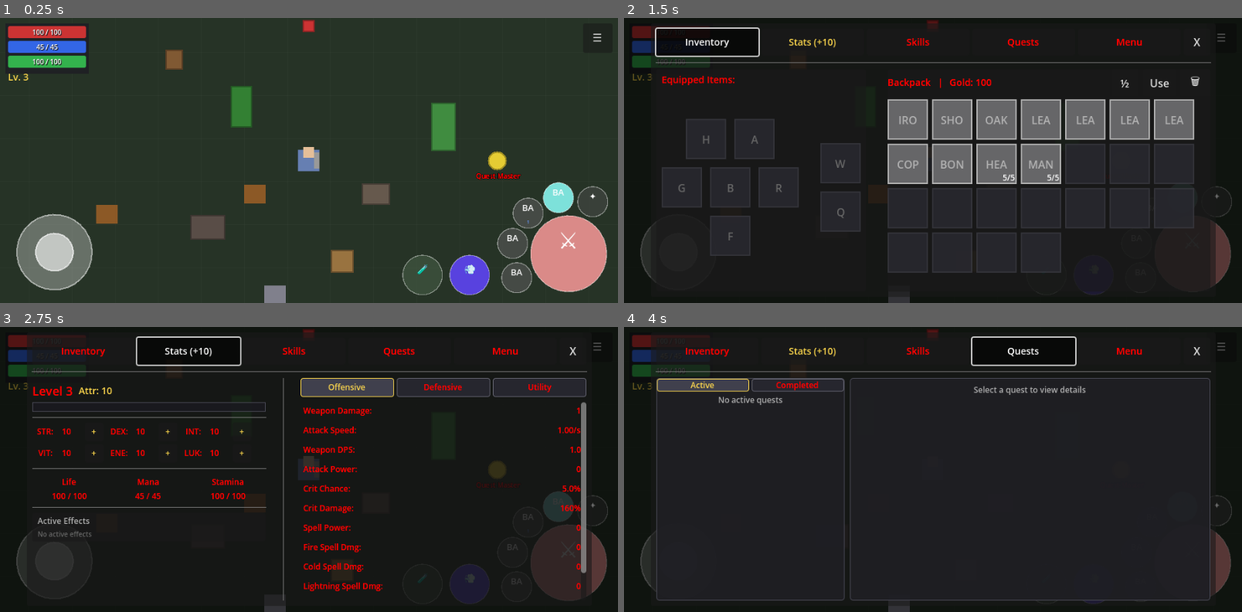
Above: before the commit, frames 1-4 (two rows, left to right).
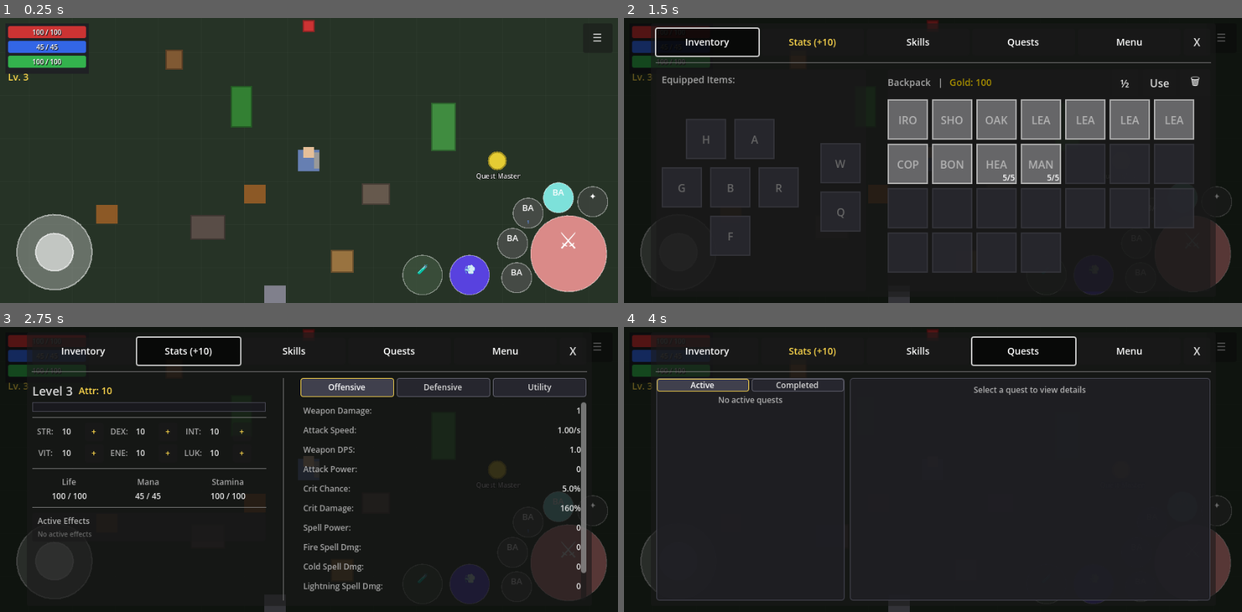
Above: after the commit, the same moments.

Repository: MatousHruska/MobileTestia
Game: Godot game, scene res://scenes/world/test_zone.tscn
Same seed, same stepped clock (60 frames per second), same inputs: the game is played once before the commit and once after it.
Inputs:
- Up to frame 1 (0.25 s): no input
- Up to frame 2 (1.5 s): click "☰" at 0.5 s; click "Inventory" at 1.25 s
- Up to frame 3 (2.75 s): click "Stats (+10)" at 2 s
- Up to frame 4 (4 s): click "Skills" at 2.75 s; click "Quests" at 3.5 s

The runs differ from the first frame. In frame 1, less than 0.1% of the frame differs, in the area x 77-85%, y 54-57%; in frame 2, 0.6%; in frame 3, 3.0%, in the area x 5-94%, y 7-93%; in frame 4, 0.4%.

Commit message:
Implement text hierarchy colors across UI
Add 4-level text color hierarchy to UITheme:
- COLOR_TEXT_NAV: Navigation tabs (brightest white)
- COLOR_TEXT_HEADER: Section headers, subtabs
- COLOR_TEXT_LABEL: Stat names, labels (gray)
- COLOR_TEXT_VALUE: Values, content (near-white)

Update all UI files to use appropriate hierarchy levels:
- character_menu.gd: Nav tabs and menu buttons
- stats_panel.gd: Level label, attributes, resources, derived stats
- quest_log_panel.gd: Filter tabs
- hub_ui.gd: Dialogue text and buttons
- combat_hud.gd: Interact button
- popup_message.gd: Zone names
- floating_dialogue_label.gd: Dialogue text
- base_character.gd: Monster names

Diff:
--- a/autoloads/ui_theme.gd
+++ b/autoloads/ui_theme.gd
@@ -46,6 +46,11 @@
 	"color_gold": "1.0,0.85,0.0,1.0",
 	"color_text_dim": "0.7,0.7,0.7,1.0",
 	"color_section_header": "1.0,0.85,0.3,1.0",
+	# Text hierarchy colors
+	"color_text_nav": "1.0,1.0,1.0,1.0",
+	"color_text_header": "0.85,0.85,0.85,1.0",
+	"color_text_label": "0.65,0.65,0.65,1.0",
+	"color_text_value": "0.9,0.9,0.9,1.0",
 	# Progress/resource bar colors
 	"color_xp_bar": "0.3,0.6,0.9,1.0",
 	"color_debuff": "0.6,0.1,0.1,0.9",
@@ -215,6 +220,18 @@
 var COLOR_SECTION_HEADER: Color:
 	get: return get_color("color_section_header")
 
+var COLOR_TEXT_NAV: Color:
+	get: return get_color("color_text_nav")
+
+var COLOR_TEXT_HEADER: Color:
+	get: return get_color("color_text_header")
+
+var COLOR_TEXT_LABEL: Color:
+	get: return get_color("color_text_label")
+
+var COLOR_TEXT_VALUE: Color:
+	get: return get_color("color_text_value")
+
 var COLOR_XP_BAR: Color:
 	get: return get_color("color_xp_bar")
 
@@ -368,18 +385,27 @@
 	var label := Label.new()
 	label.text = text
 	label.add_theme_font_size_override("font_size", FONT_SIZE_HEADER)
-	label.add_theme_color_override("font_color", COLOR_SECTION_HEADER)
+	label.add_theme_color_override("font_color", COLOR_TEXT_HEADER)
 	label.horizontal_alignment = HORIZONTAL_ALIGNMENT_CENTER
 	label.size_flags_horizontal = Control.SIZE_EXPAND_FILL
 	return label
 
 
-## Create a standard label (uses section header color by default)
+## Create a standard label (uses text_label color by default)
 func create_label(text: String, font_size: int = -1) -> Label:
 	var label := Label.new()
 	label.text = text
 	label.add_theme_font_size_override("font_size", font_size if font_size > 0 else FONT_SIZE_LABEL)
-	label.add_theme_color_override("font_color", COLOR_SECTION_HEADER)
+	label.add_theme_color_override("font_color", COLOR_TEXT_LABEL)
+	return label
+
+
+## Create a value label (for displaying stat values, numbers, item names)
+func create_value_label(text: String, font_size: int = -1) -> Label:
+	var label := Label.new()
+	label.text = text
+	label.add_theme_font_size_override("font_size", font_size if font_size > 0 else FONT_SIZE_LABEL)
+	label.add_theme_color_override("font_color", COLOR_TEXT_VALUE)
 	return label
 
 
--- a/scenes/ui/floating_dialogue/floating_dialogue_label.gd
+++ b/scenes/ui/floating_dialogue/floating_dialogue_label.gd
@@ -23,10 +23,10 @@
 	modulate.a = 0.0
 	visible = false
 
-	# Apply UITheme styling
+	# Apply UITheme styling - dialogue text is Level 4 value
 	if label:
 		label.add_theme_font_size_override("font_size", UITheme.FONT_SIZE_LABEL)
-		label.add_theme_color_override("font_color", UITheme.COLOR_SECTION_HEADER)
+		label.add_theme_color_override("font_color", UITheme.COLOR_TEXT_VALUE)
 
 
 func _process(delta: float) -> void:
--- a/scenes/ui/hub/hub_ui.gd
+++ b/scenes/ui/hub/hub_ui.gd
@@ -301,13 +301,14 @@
 	margin.add_theme_constant_override("margin_bottom", UITheme.MARGIN_STANDARD + 4)
 	container.add_child(margin)
 
+	# Dialogue text is Level 4 - Value (content the player reads)
 	dialogue_label = RichTextLabel.new()
 	dialogue_label.name = "DialogueText"
 	dialogue_label.bbcode_enabled = true
 	dialogue_label.fit_content = false
 	dialogue_label.scroll_active = true
 	dialogue_label.add_theme_font_size_override("normal_font_size", UITheme.FONT_SIZE_TITLE)
-	dialogue_label.add_theme_color_override("default_color", UITheme.COLOR_SECTION_HEADER)
+	dialogue_label.add_theme_color_override("default_color", UITheme.COLOR_TEXT_VALUE)
 	margin.add_child(dialogue_label)
 
 	return container
@@ -331,14 +332,15 @@
 	buttons_container.add_theme_constant_override("separation", UITheme.SEPARATION_NORMAL)
 	margin.add_child(buttons_container)
 
+	# Hub buttons are Level 2 - Header
 	# Talk button
 	talk_button = Button.new()
 	talk_button.name = "TalkButton"
 	talk_button.text = "Talk"
 	talk_button.custom_minimum_size.y = 36
 	talk_button.add_theme_font_size_override("font_size", UITheme.FONT_SIZE_HEADER)
-	talk_button.add_theme_color_override("font_color", UITheme.COLOR_SECTION_HEADER)
-	talk_button.add_theme_color_override("font_hover_color", UITheme.COLOR_AVAILABLE)
+	talk_button.add_theme_color_override("font_color", UITheme.COLOR_TEXT_HEADER)
+	talk_button.add_theme_color_override("font_hover_color", UITheme.COLOR_TEXT_NAV)
 	buttons_container.add_child(talk_button)
 
 	# Quest button
@@ -347,8 +349,8 @@
 	quest_button.text = "Quest"
 	quest_button.custom_minimum_size.y = 36
 	quest_button.add_theme_font_size_override("font_size", UITheme.FONT_SIZE_HEADER)
-	quest_button.add_theme_color_override("font_color", UITheme.COLOR_SECTION_HEADER)
-	quest_button.add_theme_color_override("font_hover_color", UITheme.COLOR_AVAILABLE)
+	quest_button.add_theme_color_override("font_color", UITheme.COLOR_TEXT_HEADER)
+	quest_button.add_theme_color_override("font_hover_color", UITheme.COLOR_TEXT_NAV)
 	buttons_container.add_child(quest_button)
 
 	# Trade button
@@ -357,8 +359,8 @@
 	trade_button.text = "Trade"
 	trade_button.custom_minimum_size.y = 36
 	trade_button.add_theme_font_size_override("font_size", UITheme.FONT_SIZE_HEADER)
-	trade_button.add_theme_color_override("font_color", UITheme.COLOR_SECTION_HEADER)
-	trade_button.add_theme_color_override("font_hover_color", UITheme.COLOR_AVAILABLE)
+	trade_button.add_theme_color_override("font_color", UITheme.COLOR_TEXT_HEADER)
+	trade_button.add_theme_color_override("font_hover_color", UITheme.COLOR_TEXT_NAV)
 	buttons_container.add_child(trade_button)
 
 	# Spacer
@@ -372,8 +374,8 @@
 	exit_button.text = "Exit"
 	exit_button.custom_minimum_size.y = 36
 	exit_button.add_theme_font_size_override("font_size", UITheme.FONT_SIZE_HEADER)
-	exit_button.add_theme_color_override("font_color", UITheme.COLOR_SECTION_HEADER)
-	exit_button.add_theme_color_override("font_hover_color", UITheme.COLOR_AVAILABLE)
+	exit_button.add_theme_color_override("font_color", UITheme.COLOR_TEXT_HEADER)
+	exit_button.add_theme_color_override("font_hover_color", UITheme.COLOR_TEXT_NAV)
 	buttons_container.add_child(exit_button)
 
 	# Quest Accept/Decline buttons (hidden by default)
--- a/scenes/ui/popup_message/popup_message.gd
+++ b/scenes/ui/popup_message/popup_message.gd
@@ -28,13 +28,13 @@
 	# Set pivot for scale animation
 	pivot_offset = size / 2
 
-	# Apply UITheme styling
+	# Apply UITheme styling - popup title/subtitle are Level 4 values (zone names)
 	if title_label:
 		title_label.add_theme_font_size_override("font_size", UITheme.FONT_SIZE_LARGE)
 		title_label.add_theme_color_override("font_color", UITheme.COLOR_TEXT_DIM)
 	if subtitle_label:
 		subtitle_label.add_theme_font_size_override("font_size", UITheme.FONT_SIZE_TITLE)
-		subtitle_label.add_theme_color_override("font_color", UITheme.COLOR_SECTION_HEADER)
+		subtitle_label.add_theme_color_override("font_color", UITheme.COLOR_TEXT_VALUE)
 
 
 func _process(delta: float) -> void:
--- a/scripts/npc/base_character.gd
+++ b/scripts/npc/base_character.gd
@@ -189,9 +189,9 @@
 	name_label.position = Vector2(-50, 16)  ## Below the sprite
 	name_label.size = Vector2(100, 20)
 
-	# Style the label
+	# Style the label - monster names are Level 4 values
 	name_label.add_theme_font_size_override("font_size", UITheme.FONT_SIZE_SMALL)
-	name_label.add_theme_color_override("font_color", UITheme.COLOR_SECTION_HEADER)
+	name_label.add_theme_color_override("font_color", UITheme.COLOR_TEXT_VALUE)
 	name_label.add_theme_color_override("font_outline_color", Color.BLACK)
 	name_label.add_theme_constant_override("outline_size", 2)
 
--- a/scripts/ui/combat/combat_hud.gd
+++ b/scripts/ui/combat/combat_hud.gd
@@ -393,15 +393,15 @@
 	quick_slot_button.ability_activated.connect(_on_quick_slot_activated)
 	add_child(quick_slot_button)
 
-	# Interact button (standard Button, hidden by default)
+	# Interact button (standard Button, hidden by default) - Level 2 Header
 	interact_button = Button.new()
 	interact_button.name = "InteractButton"
 	interact_button.text = "Interact"
 	interact_button.visible = false
 	interact_button.custom_minimum_size = config.interact_size
 	interact_button.add_theme_font_size_override("font_size", UITheme.FONT_SIZE_HEADER)
-	interact_button.add_theme_color_override("font_color", UITheme.COLOR_SECTION_HEADER)
-	interact_button.add_theme_color_override("font_hover_color", UITheme.COLOR_AVAILABLE)
+	interact_button.add_theme_color_override("font_color", UITheme.COLOR_TEXT_HEADER)
+	interact_button.add_theme_color_override("font_hover_color", UITheme.COLOR_TEXT_NAV)
 	add_child(interact_button)
 
 
--- a/scripts/ui/menu/character_menu.gd
+++ b/scripts/ui/menu/character_menu.gd
@@ -129,28 +129,28 @@
 	_tab_buttons = [inventory_tab, stats_tab, skills_tab, quests_tab, menu_tab]
 	_panels = [inventory_panel, stats_panel, skills_panel, quests_panel, menu_panel]
 
-	# Connect tab buttons and apply default colors
+	# Connect tab buttons and apply nav colors (Level 1 - Navigation)
 	if stats_tab:
 		stats_tab.pressed.connect(_on_tab_pressed.bind(Tab.STATS))
 		stats_tab.add_theme_font_size_override("font_size", UITheme.FONT_SIZE_HEADER)
 	if inventory_tab:
 		inventory_tab.pressed.connect(_on_tab_pressed.bind(Tab.INVENTORY))
 		inventory_tab.add_theme_font_size_override("font_size", UITheme.FONT_SIZE_HEADER)
-		inventory_tab.add_theme_color_override("font_color", UITheme.COLOR_SECTION_HEADER)
-		inventory_tab.add_theme_color_override("font_hover_color", UITheme.COLOR_SECTION_HEADER)
+		inventory_tab.add_theme_color_override("font_color", UITheme.COLOR_TEXT_NAV)
+		inventory_tab.add_theme_color_override("font_hover_color", UITheme.COLOR_TEXT_NAV)
 	if skills_tab:
 		skills_tab.pressed.connect(_on_tab_pressed.bind(Tab.SKILLS))
 		skills_tab.add_theme_font_size_override("font_size", UITheme.FONT_SIZE_HEADER)
 	if quests_tab:
 		quests_tab.pressed.connect(_on_tab_pressed.bind(Tab.QUESTS))
 		quests_tab.add_theme_font_size_override("font_size", UITheme.FONT_SIZE_HEADER)
-		quests_tab.add_theme_color_override("font_color", UITheme.COLOR_SECTION_HEADER)
-		quests_tab.add_theme_color_override("font_hover_color", UITheme.COLOR_SECTION_HEADER)
+		quests_tab.add_theme_color_override("font_color", UITheme.COLOR_TEXT_NAV)
+		quests_tab.add_theme_color_override("font_hover_color", UITheme.COLOR_TEXT_NAV)
 	if menu_tab:
 		menu_tab.pressed.connect(_on_tab_pressed.bind(Tab.MENU))
 		menu_tab.add_theme_font_size_override("font_size", UITheme.FONT_SIZE_HEADER)
-		menu_tab.add_theme_color_override("font_color", UITheme.COLOR_SECTION_HEADER)
-		menu_tab.add_theme_color_override("font_hover_color", UITheme.COLOR_SECTION_HEADER)
+		menu_tab.add_theme_color_override("font_color", UITheme.COLOR_TEXT_NAV)
+		menu_tab.add_theme_color_override("font_hover_color", UITheme.COLOR_TEXT_NAV)
 
 	# Connect close button
 	if close_button:
@@ -188,26 +188,27 @@
 
 
 func _setup_menu_buttons() -> void:
+	# Menu buttons use Level 2 - Header colors
 	if save_button:
 		save_button.pressed.connect(_on_save_pressed)
 		save_button.add_theme_font_size_override("font_size", UITheme.FONT_SIZE_HEADER)
-		save_button.add_theme_color_override("font_color", UITheme.COLOR_SECTION_HEADER)
-		save_button.add_theme_color_override("font_hover_color", UITheme.COLOR_AVAILABLE)
+		save_button.add_theme_color_override("font_color", UITheme.COLOR_TEXT_HEADER)
+		save_button.add_theme_color_override("font_hover_color", UITheme.COLOR_TEXT_NAV)
 	if load_button:
 		load_button.pressed.connect(_on_load_pressed)
 		load_button.add_theme_font_size_override("font_size", UITheme.FONT_SIZE_HEADER)
-		load_button.add_theme_color_override("font_color", UITheme.COLOR_SECTION_HEADER)
-		load_button.add_theme_color_override("font_hover_color", UITheme.COLOR_AVAILABLE)
+		load_button.add_theme_color_override("font_color", UITheme.COLOR_TEXT_HEADER)
+		load_button.add_theme_color_override("font_hover_color", UITheme.COLOR_TEXT_NAV)
 	if exit_to_menu_button:
 		exit_to_menu_button.pressed.connect(_on_exit_to_menu_pressed)
 		exit_to_menu_button.add_theme_font_size_override("font_size", UITheme.FONT_SIZE_HEADER)
-		exit_to_menu_button.add_theme_color_override("font_color", UITheme.COLOR_SECTION_HEADER)
-		exit_to_menu_button.add_theme_color_override("font_hover_color", UITheme.COLOR_AVAILABLE)
+		exit_to_menu_button.add_theme_color_override("font_color", UITheme.COLOR_TEXT_HEADER)
+		exit_to_menu_button.add_theme_color_override("font_hover_color", UITheme.COLOR_TEXT_NAV)
 	if exit_game_button:
 		exit_game_button.pressed.connect(_on_exit_game_pressed)
 		exit_game_button.add_theme_font_size_override("font_size", UITheme.FONT_SIZE_HEADER)
-		exit_game_button.add_theme_color_override("font_color", UITheme.COLOR_SECTION_HEADER)
-		exit_game_button.add_theme_color_override("font_hover_color", UITheme.COLOR_AVAILABLE)
+		exit_game_button.add_theme_color_override("font_color", UITheme.COLOR_TEXT_HEADER)
+		exit_game_button.add_theme_color_override("font_hover_color", UITheme.COLOR_TEXT_NAV)
 
 
 func _setup_inventory_panel() -> void:
@@ -304,8 +305,8 @@
 		stats_tab.add_theme_color_override("font_hover_color", UITheme.COLOR_AVAILABLE)
 	else:
 		stats_tab.text = "Stats"
-		stats_tab.add_theme_color_override("font_color", UITheme.COLOR_SECTION_HEADER)
-		stats_tab.add_theme_color_override("font_hover_color", UITheme.COLOR_SECTION_HEADER)
+		stats_tab.add_theme_color_override("font_color", UITheme.COLOR_TEXT_NAV)
+		stats_tab.add_theme_color_override("font_hover_color", UITheme.COLOR_TEXT_NAV)
 
 
 func _update_skills_badge() -> void:
@@ -320,8 +321,8 @@
 		skills_tab.add_theme_color_override("font_hover_color", UITheme.COLOR_AVAILABLE)
 	else:
 		skills_tab.text = "Skills"
-		skills_tab.add_theme_color_override("font_color", UITheme.COLOR_SECTION_HEADER)
-		skills_tab.add_theme_color_override("font_hover_color", UITheme.COLOR_SECTION_HEADER)
+		skills_tab.add_theme_color_override("font_color", UITheme.COLOR_TEXT_NAV)
+		skills_tab.add_theme_color_override("font_hover_color", UITheme.COLOR_TEXT_NAV)
 
 
 func _on_attribute_points_changed(_points: int) -> void:
--- a/scripts/ui/menu/stats_panel.gd
+++ b/scripts/ui/menu/stats_panel.gd
@@ -222,7 +222,7 @@
 	var level_label := Label.new()
 	level_label.name = "LevelLabel"
 	level_label.add_theme_font_size_override("font_size", UITheme.FONT_SIZE_TITLE)
-	level_label.add_theme_color_override("font_color", UITheme.COLOR_SECTION_HEADER)
+	level_label.add_theme_color_override("font_color", UITheme.COLOR_TEXT_HEADER)
 	level_label.text = "Level 1"
 	level_row.add_child(level_label)
 
@@ -292,24 +292,24 @@
 
 
 func _create_attribute_row(abbrev: String, stat_name: String) -> Array:
-	# Label (tap/hold for description popup)
+	# Label (tap/hold for description popup) - Level 3: Label
 	var label := Button.new()
 	label.name = abbrev + "Label"
 	label.flat = true
 	label.text = abbrev + ":"
 	label.custom_minimum_size = Vector2(40, 0)
 	label.add_theme_font_size_override("font_size", UITheme.FONT_SIZE_LABEL)
-	label.add_theme_color_override("font_color", UITheme.COLOR_SECTION_HEADER)
-	label.add_theme_color_override("font_hover_color", UITheme.COLOR_AVAILABLE)
+	label.add_theme_color_override("font_color", UITheme.COLOR_TEXT_LABEL)
+	label.add_theme_color_override("font_hover_color", UITheme.COLOR_TEXT_NAV)
 	label.gui_input.connect(_on_stat_button_input.bind(stat_name, label))
 
-	# Value
+	# Value - Level 4: Value
 	var value := Label.new()
 	value.name = abbrev + "Value"
 	value.text = "10"
 	value.custom_minimum_size = Vector2(30, 0)
 	value.add_theme_font_size_override("font_size", UITheme.FONT_SIZE_LABEL)
-	value.add_theme_color_override("font_color", UITheme.COLOR_SECTION_HEADER)
+	value.add_theme_color_override("font_color", UITheme.COLOR_TEXT_VALUE)
 
 	# Plus button
 	var plus_btn := Button.new()
@@ -353,24 +353,24 @@
 	col.add_theme_constant_override("separation", 0)
 	col.size_flags_horizontal = Control.SIZE_EXPAND_FILL
 
-	# Label (tap/hold for description popup)
+	# Label (tap/hold for description popup) - Level 3: Label
 	var label := Button.new()
 	label.flat = true
 	label.text = display_name
 	label.alignment = HORIZONTAL_ALIGNMENT_CENTER
 	label.add_theme_font_size_override("font_size", UITheme.FONT_SIZE_LABEL)
-	label.add_theme_color_override("font_color", UITheme.COLOR_SECTION_HEADER)
-	label.add_theme_color_override("font_hover_color", UITheme.COLOR_AVAILABLE)
+	label.add_theme_color_override("font_color", UITheme.COLOR_TEXT_LABEL)
+	label.add_theme_color_override("font_hover_color", UITheme.COLOR_TEXT_NAV)
 	label.gui_input.connect(_on_stat_button_input.bind(stat_name, label))
 	col.add_child(label)
 
-	# Value
+	# Value - Level 4: Value
 	var value := Label.new()
 	value.name = stat_name + "Value"
 	value.text = "100 / 100"
 	value.horizontal_alignment = HORIZONTAL_ALIGNMENT_CENTER
 	value.add_theme_font_size_override("font_size", UITheme.FONT_SIZE_LABEL)
-	value.add_theme_color_override("font_color", UITheme.COLOR_SECTION_HEADER)
+	value.add_theme_color_override("font_color", UITheme.COLOR_TEXT_VALUE)
 	col.add_child(value)
 
 	_resource_labels[stat_name] = value
@@ -382,6 +382,7 @@
 	var bar := HBoxContainer.new()
 	bar.add_theme_constant_override("separation", UITheme.SEPARATION_SMALL)
 
+	# Subtabs are Level 2 - Header
 	var tabs := ["Offensive", "Defensive", "Utility"]
 	for i in range(tabs.size()):
 		var btn := Button.new()
@@ -391,9 +392,9 @@
 		btn.custom_minimum_size = Vector2(80, 28)
 		btn.size_flags_horizontal = Control.SIZE_EXPAND_FILL
 		btn.add_theme_font_size_override("font_size", UITheme.FONT_SIZE_LABEL)
-		btn.add_theme_color_override("font_color", UITheme.COLOR_SECTION_HEADER)
-		btn.add_theme_color_override("font_hover_color", UITheme.COLOR_SECTION_HEADER)
-		btn.add_theme_color_override("font_pressed_color", UITheme.COLOR_AVAILABLE)
+		btn.add_theme_color_override("font_color", UITheme.COLOR_TEXT_HEADER)
+		btn.add_theme_color_override("font_hover_color", UITheme.COLOR_TEXT_NAV)
+		btn.add_theme_color_override("font_pressed_color", UITheme.COLOR_TEXT_NAV)
 		btn.pressed.connect(_on_subtab_pressed.bind(i))
 
 		# Style tab buttons
@@ -680,6 +681,7 @@
 
 
 func _create_derived_stat_row(stat_name: String, display_name: String) -> Array:
+	# Label - Level 3: Label
 	var label := Button.new()
 	label.name = stat_name + "_label"
 	label.flat = true
@@ -687,17 +689,18 @@
 	label.size_flags_horizontal = Control.SIZE_EXPAND_FILL
 	label.alignment = HORIZONTAL_ALIGNMENT_LEFT
 	label.add_theme_font_size_override("font_size", UITheme.FONT_SIZE_LABEL)
-	label.add_theme_color_override("font_color", UITheme.COLOR_SECTION_HEADER)
-	label.add_theme_color_override("font_hover_color", UITheme.COLOR_AVAILABLE)
+	label.add_theme_color_override("font_color", UITheme.COLOR_TEXT_LABEL)
+	label.add_theme_color_override("font_hover_color", UITheme.COLOR_TEXT_NAV)
 	label.gui_input.connect(_on_stat_button_input.bind(stat_name, label))
 
+	# Value - Level 4: Value
 	var value := Label.new()
 	value.name = stat_name + "_value"
 	value.text = "0"
 	value.custom_minimum_size = Vector2(60, 0)
 	value.horizontal_alignment = HORIZONTAL_ALIGNMENT_RIGHT
 	value.add_theme_font_size_override("font_size", UITheme.FONT_SIZE_LABEL)
-	value.add_theme_color_override("font_color", UITheme.COLOR_SECTION_HEADER)
+	value.add_theme_color_override("font_color", UITheme.COLOR_TEXT_VALUE)
 
 	_attribute_rows[stat_name] = {"value": value, "label": label}
 
--- a/scripts/ui/quest/quest_log_panel.gd
+++ b/scripts/ui/quest/quest_log_panel.gd
@@ -93,15 +93,16 @@
 	filter_hbox.add_theme_constant_override("separation", UITheme.SEPARATION_SMALL)
 	vbox.add_child(filter_hbox)
 
+	# Filter tabs are Level 2 - Header
 	_active_filter = Button.new()
 	_active_filter.text = "Active"
 	_active_filter.toggle_mode = true
 	_active_filter.button_pressed = true
 	_active_filter.size_flags_horizontal = Control.SIZE_EXPAND_FILL
 	_active_filter.add_theme_font_size_override("font_size", UITheme.FONT_SIZE_LABEL)
-	_active_filter.add_theme_color_override("font_color", UITheme.COLOR_SECTION_HEADER)
-	_active_filter.add_theme_color_override("font_hover_color", UITheme.COLOR_SECTION_HEADER)
-	_active_filter.add_theme_color_override("font_pressed_color", UITheme.COLOR_AVAILABLE)
+	_active_filter.add_theme_color_override("font_color", UITheme.COLOR_TEXT_HEADER)
+	_active_filter.add_theme_color_override("font_hover_color", UITheme.COLOR_TEXT_NAV)
+	_active_filter.add_theme_color_override("font_pressed_color", UITheme.COLOR_TEXT_NAV)
 	_active_filter.add_theme_stylebox_override("normal", UITheme.create_tab_style(false))
 	_active_filter.add_theme_stylebox_override("pressed", UITheme.create_tab_style(true))
 	_active_filter.pressed.connect(_on_active_filter_pressed)
@@ -112,9 +113,9 @@
 	_completed_filter.toggle_mode = true
 	_completed_filter.size_flags_horizontal = Control.SIZE_EXPAND_FILL
 	_completed_filter.add_theme_font_size_override("font_size", UITheme.FONT_SIZE_LABEL)
-	_completed_filter.add_theme_color_override("font_color", UITheme.COLOR_SECTION_HEADER)
-	_completed_filter.add_theme_color_override("font_hover_color", UITheme.COLOR_SECTION_HEADER)
-	_completed_filter.add_theme_color_override("font_pressed_color", UITheme.COLOR_AVAILABLE)
+	_completed_filter.add_theme_color_override("font_color", UITheme.COLOR_TEXT_HEADER)
+	_completed_filter.add_theme_color_override("font_hover_color", UITheme.COLOR_TEXT_NAV)
+	_completed_filter.add_theme_color_override("font_pressed_color", UITheme.COLOR_TEXT_NAV)
 	_completed_filter.add_theme_stylebox_override("normal", UITheme.create_tab_style(false))
 	_completed_filter.add_theme_stylebox_override("pressed", UITheme.create_tab_style(true))
 	_completed_filter.pressed.connect(_on_completed_filter_pressed)
